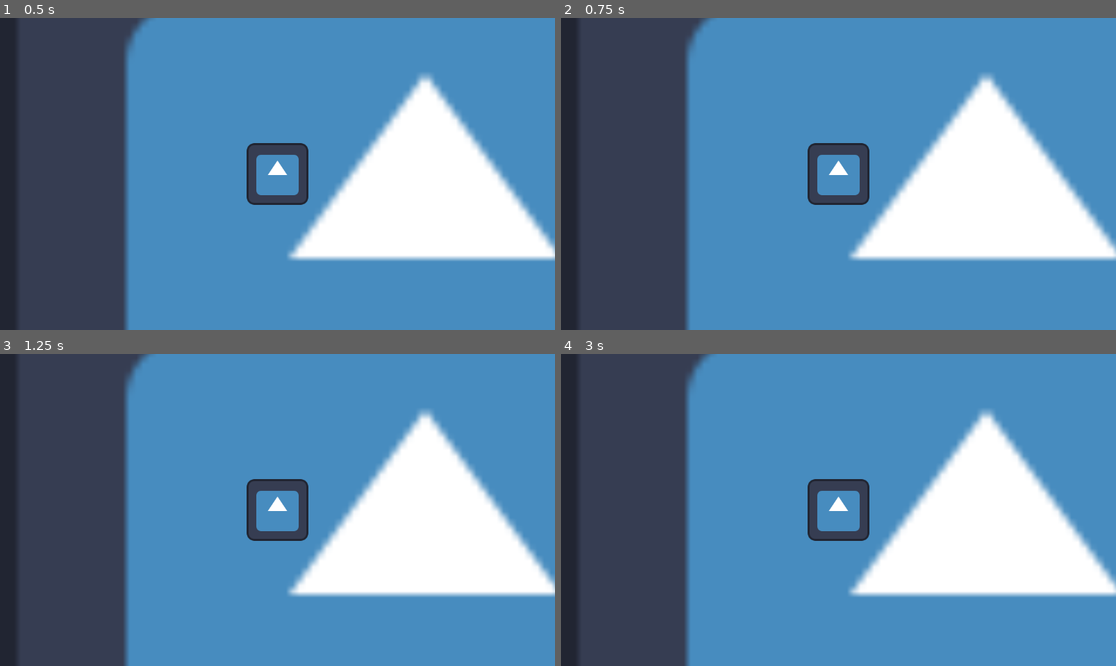
Above: before the commit, frames 1-4 (two rows, left to right).
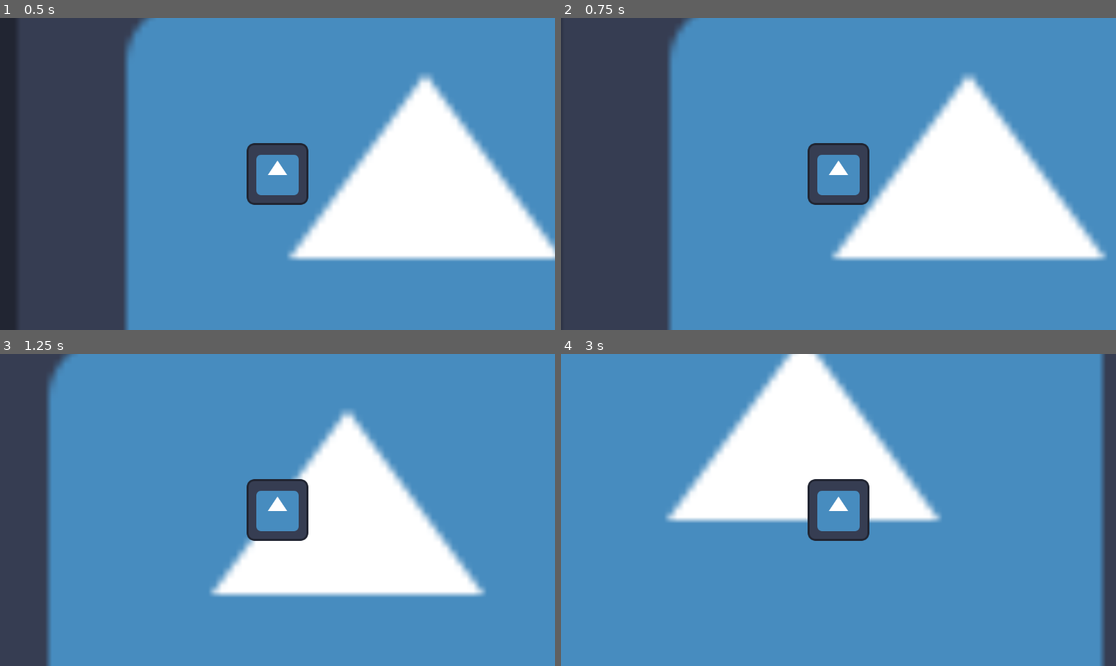
Above: after the commit, the same moments.

Repository: August099/juegoMulti
Game: Godot game, scene res://player.tscn
The game is run twice, just before and just after one commit, with the same random seed, the same clock (stepped at 60 frames per second) and the same inputs. The engine's default icon, where the game draws it, is replaced by a stand-in: a white triangle on a blue panel in a dark square.
Inputs:
- Up to frame 1 (0.5 s): no input
- Up to frame 2 (0.75 s): tap Enter at 0.5 s; hold D (MoveRight) from 0.53 s (still down)
- Up to frame 3 (1.25 s): keep holding D (MoveRight)
- Up to frame 4 (3 s): release D (MoveRight) at 1.28 s; hold S (MoveDown) 1.28-2.03 s; hold D (MoveRight) 2.03-2.78 s; hold W (MoveUp) from 2.78 s (still down)

Frame 1 is identical in both runs. In frame 2, 12% of the frame differs, in the area x 0-100%, y 0-100%; in frame 3, 32%; in frame 4, 55%.

Commit message:
player move

Diff:
--- a/player.gd
+++ b/player.gd
@@ -1,7 +1,9 @@
 extends CharacterBody2D
 
-var speed = 100
-var maxSpeed = 100
+var moving = false
+var speed = 2000
+var maxSpeed = 15000
+var friction = 0.2
 
 func _ready():
 	pass
@@ -9,11 +11,25 @@
 
 
 func _process(delta):
+	var frictionX = true
+	var frictionY = true
+
 	if Input.is_action_pressed("MoveRight"):
 		velocity.x = min(velocity.x + speed * delta, maxSpeed * delta)
+		frictionX = false
 	if Input.is_action_pressed("MoveUp"):
 		velocity.y = max(velocity.y - speed * delta, -maxSpeed * delta)
+		frictionY = false
 	if Input.is_action_pressed("MoveLeft"):
 		velocity.x = max(velocity.x - speed * delta, -maxSpeed * delta)
+		frictionX = false
 	if Input.is_action_pressed("MoveDown"):
 		velocity.y = min(velocity.y + speed * delta, maxSpeed * delta)
+		frictionY = false
+
+	if frictionX:
+		velocity.x = lerp(velocity.x, 0.0, friction)
+	if frictionY:
+		velocity.y = lerp(velocity.y, 0.0, friction)
+
+	move_and_slide()
